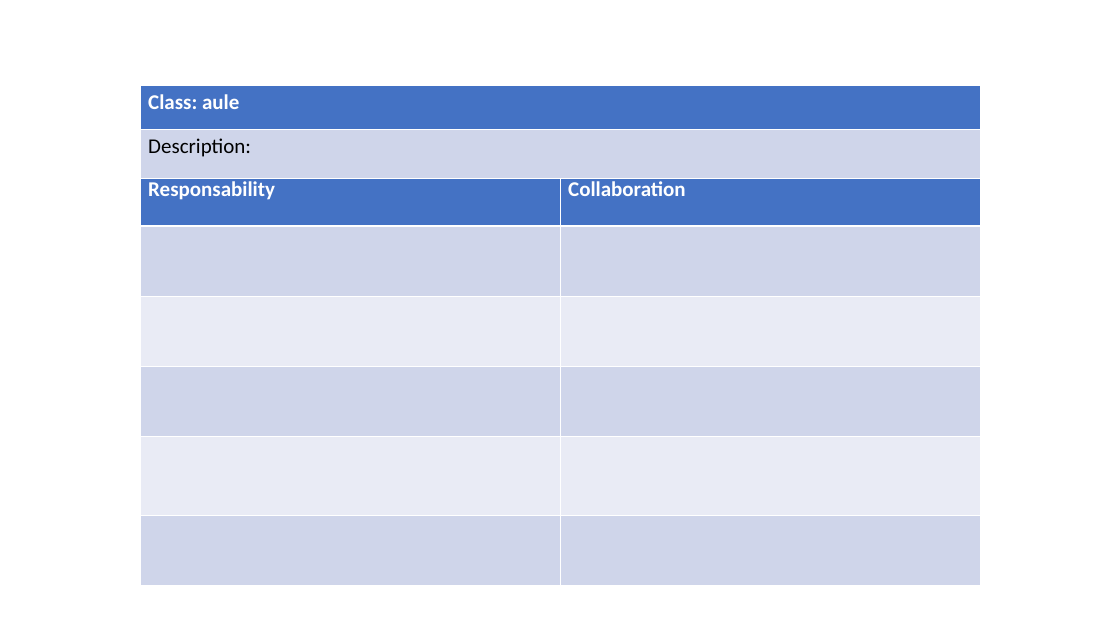
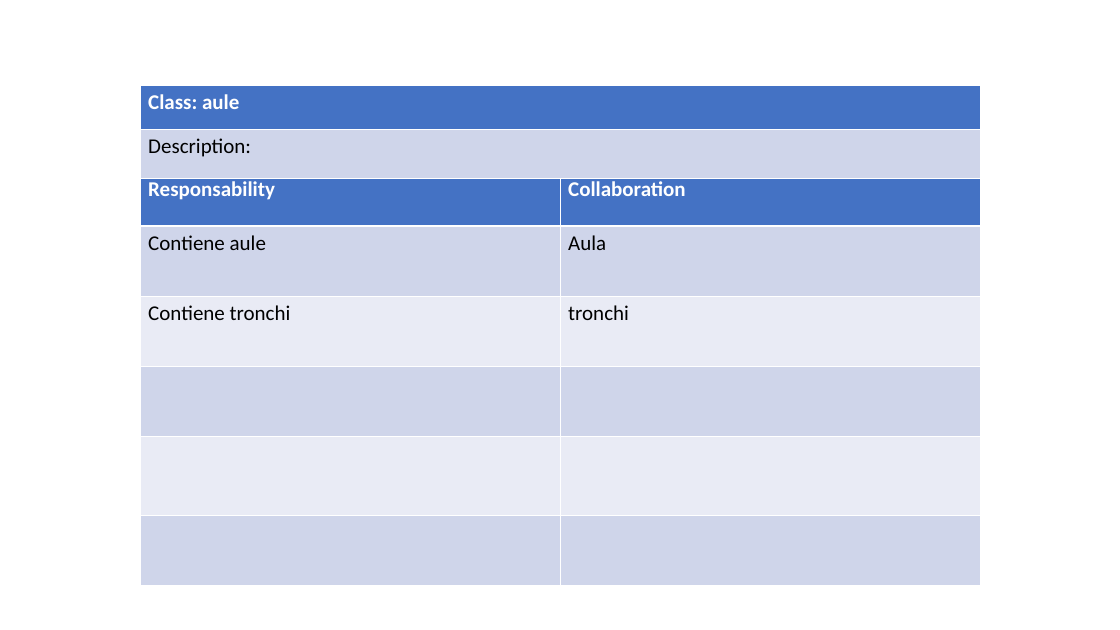
Before and after one commit to ecorradini/ProgettoIDS, a slide deck: slide 8 of AnalisiRequisiti/CRC/UT2/ClassiDiAnalisiUT2.ppt. Drawn at 1120x630 pixels with LibreOffice and Linux fonts; fonts in the diff are those of the drawing. Boxes give left, top, right and bottom in pixels: in the first picture for what was removed or moved away, otherwise in the second. Text is boxed around its words. In the diff, an @@ line names an element or a change of style, - is before the commit and + after.

```diff
--- a/AnalisiRequisiti/CRC/UT2/ClassiDiAnalisiUT2.ppt
+++ b/AnalisiRequisiti/CRC/UT2/ClassiDiAnalisiUT2.ppt
@@ table at (140, 172, 980, 584) @@
+row 2: Contiene aule | Aula
+row 3: Contiene tronchi | tronchi
-row 5:  | 
-row 6:  | 
```
Also in this commit, not shown: 5 other slides changed, 1 slide added, 2 slides removed, 1 other file.
